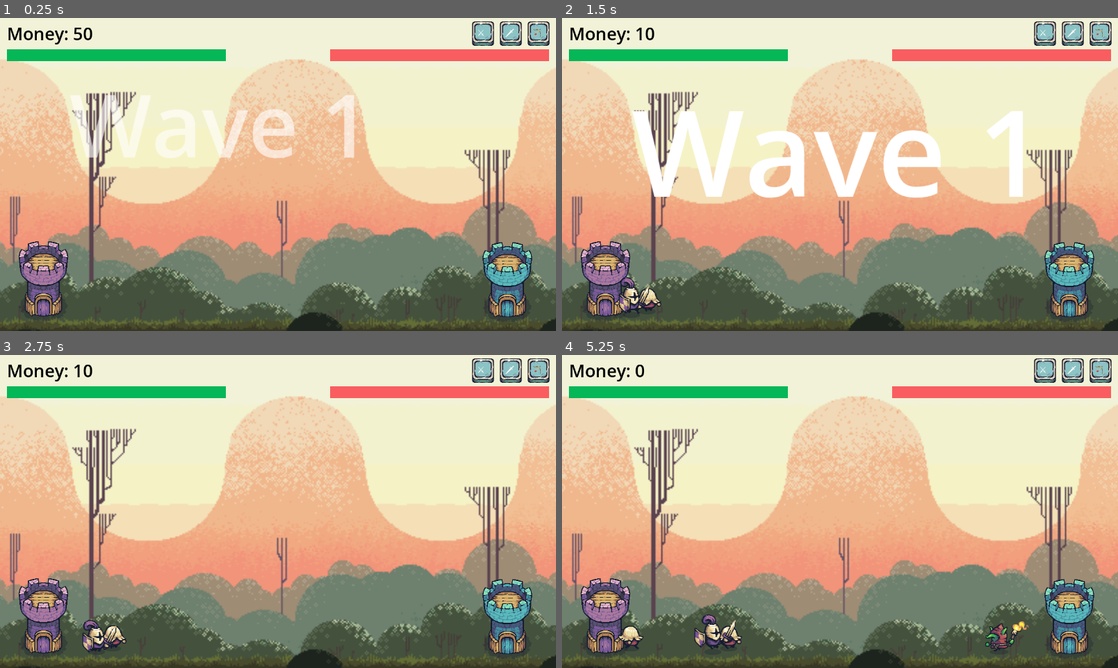
Above: before the commit, frames 1-4 (two rows, left to right).
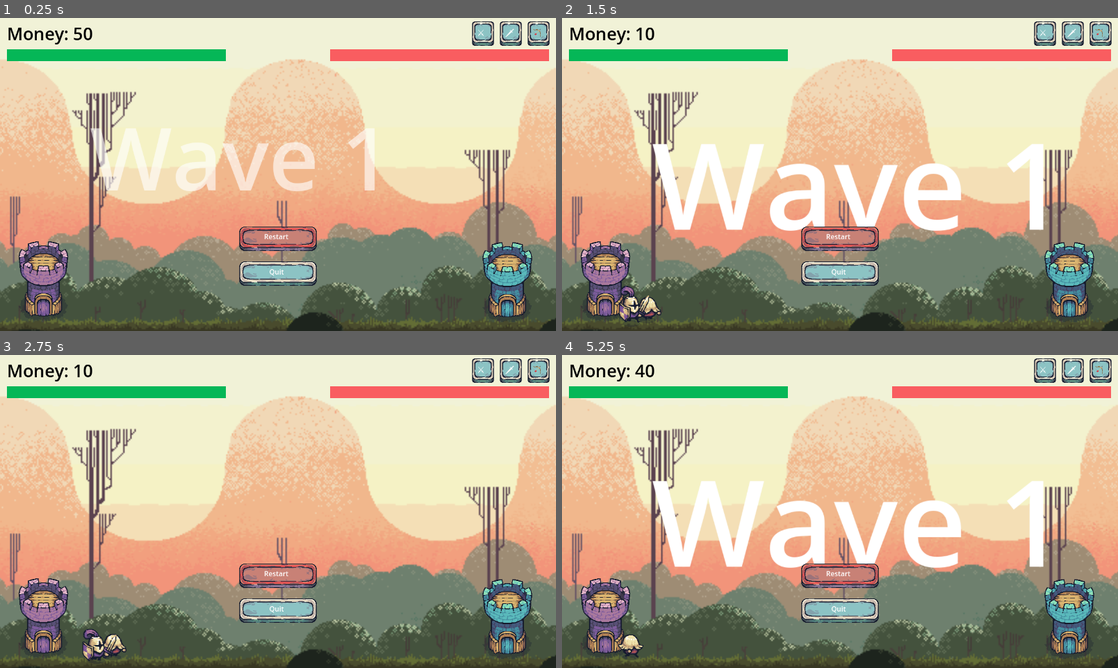
Above: after the commit, the same moments.

Repository: shafiq1rwan/tower_defense
Game: Godot game, scene res://game.tscn
Two runs of this game, one before a commit and one after it. Both use one fixed random seed, a clock stepped at 60 frames per second and the inputs below.
Inputs (mouse positions are in pixels of both pictures, inside the frame that each line leads up to):
- Up to frame 1 (0.25 s): no input
- Up to frame 2 (1.5 s): click "⚔" at 0.5 s; click "🗡" at 1.25 s
- Up to frame 3 (2.75 s): click "🏹" at 2 s
- Up to frame 4 (5.25 s): click (840, 577) at 2.75 s, where only the run after the commit has a clickable "Restart"; click (840, 577) at 3.5 s, where only the run after the commit has a clickable "Restart"; click (840, 577) at 4.25 s, where only the run after the commit has a clickable "Restart"; click "⚔" at 5 s

The runs differ from the first frame. In frame 1, 7.8% of the frame differs, in the area x 12-68%, y 24-86%; in frame 2, 14%, in the area x 10-87%, y 29-98%; in frame 3, 2.8%; in frame 4, 10%.

Commit message:
Add game over label and restart button

Diff:
--- a/game.gd
+++ b/game.gd
@@ -11,13 +11,17 @@
 @onready var wave_banner = $CanvasLayer/WaveBanner
 @onready var player_tower_hp_bar = $CanvasLayer/PlayerTowerHP
 @onready var enemy_tower_hp_bar = $CanvasLayer/EnemyTowerHP
+@onready var game_over_label = $CanvasLayer/GameOverLabel
+@onready var game_over_dim = $CanvasLayer/GameOverDim
+@onready var restart_button = $CanvasLayer/RestartButton
+@onready var quit_button = $CanvasLayer/QuitButton
+@onready var tween = create_tween()
 
 # Wave system variables
 var wave := 1
 var enemies_per_wave := 4
 var enemies_left := 0
 var wave_in_progress := false
-
 
 # Preload scene files
 var archer_scene = preload("res://scenes/archer.tscn")
@@ -35,6 +39,9 @@
 var player_tower_hp = 50
 var enemy_tower_hp = 50
 var money = 50
+# Define lane Y positions relative to the towers
+var lanes = [40, 60, 80]  # You can adjust these for spacing
+var game_over = false
 
 func _ready():
 	player_tower_hp_bar.max_value = 50
@@ -51,8 +58,16 @@
 	update_ui()
 
 func _process(delta):
+	if game_over:
+		return
+
 	update_units(delta)
 	update_ui()
+
+	if player_tower_hp <= 0:
+		show_game_result("Defeat!")
+	elif enemy_tower_hp <= 0:
+		show_game_result("Victory!")
 
 # Update UI (money display)
 func update_ui():
@@ -66,7 +81,8 @@
 		return
 	money -= 10
 	var unit = unit_scene.instantiate()
-	unit.position = player_tower.position + Vector2(50, 60)
+	var lane_y = lanes.pick_random()
+	unit.position = player_tower.position + Vector2(50, lane_y)
 	unit.set_meta("hp", 10)
 	unit.set_meta("damage", 2)
 	unit.add_to_group("player")
@@ -87,7 +103,8 @@
 		return
 	money -= 30
 	var unit = warrior_scene.instantiate()
-	unit.position = player_tower.position + Vector2(50, 60)
+	var lane_y = lanes.pick_random()
+	unit.position = player_tower.position + Vector2(50, lane_y)
 	unit.set_meta("hp", 20)
 	unit.set_meta("damage", 3)
 	unit.add_to_group("player")
@@ -108,7 +125,8 @@
 		return
 	money -= 40
 	var unit = archer_scene.instantiate()
-	unit.position = player_tower.position + Vector2(50, 60)
+	var lane_y = lanes.pick_random()
+	unit.position = player_tower.position + Vector2(50, lane_y)
 	unit.set_meta("hp", 15)
 	unit.set_meta("damage", 3)
 	unit.add_to_group("player")
@@ -127,12 +145,13 @@
 func _on_enemy_spawn_timer_timeout():
 	if enemies_left <= 0:
 		spawn_timer.stop()
-		await get_tree().create_timer(3.0).timeout
+		await get_tree().create_timer(5.0).timeout
 		next_wave()
 		return
 
 	var enemy = enemy_scene.instantiate()
-	enemy.position = enemy_tower.position + Vector2(-50, 60)
+	var lane_y = lanes.pick_random()
+	enemy.position = enemy_tower.position + Vector2(-50, lane_y)
 	enemy.set_meta("hp", 20 + wave * 2)
 	enemy.set_meta("damage", 1)  # Set damage for enemies
 	enemy.add_to_group("enemy")
@@ -270,3 +289,33 @@
 	var random_offset = Vector2(randf() * intensity, randf() * intensity)
 	tween.tween_property(camera, "offset", random_offset, duration / 2)
 	tween.tween_property(camera, "offset", Vector2.ZERO, duration / 2)
+
+func show_game_result(result_text: String):
+	game_over = true
+	spawn_timer.stop()
+
+	# Set up initial states
+	game_over_label.text = result_text
+	game_over_label.visible = true
+	game_over_label.modulate.a = 0.0
+	game_over_dim.visible = true
+	game_over_dim.color.a = 0.0
+	restart_button.visible = false
+	quit_button.visible = false
+
+	# Start tween animation
+	tween = create_tween()
+	tween.tween_property(game_over_label, "modulate:a", 1.0, 1.0).set_trans(Tween.TRANS_SINE).set_ease(Tween.EASE_OUT)
+	tween.tween_property(game_over_dim, "color:a", 0.5, 1.0).set_trans(Tween.TRANS_LINEAR)
+	tween.tween_interval(0.5)  # Wait before showing buttons
+	tween.tween_callback(Callable(self, "_on_game_over_animation_finished"))
+
+func _on_game_over_animation_finished():
+	restart_button.visible = true
+	quit_button.visible = true
+
+func _on_restart_button_pressed() -> void:
+	get_tree().reload_current_scene()
+
+func _on_quit_button_pressed() -> void:
+	get_tree().quit()
--- a/game.tscn
+++ b/game.tscn
@@ -1,11 +1,15 @@
-[gd_scene load_steps=12 format=3 uid="uid://re31twqfkn07"]
+[gd_scene load_steps=17 format=3 uid="uid://re31twqfkn07"]
 
 [ext_resource type="Texture2D" uid="uid://by4y10jpkrxxk" path="res://assets/Hills Free (update 3.0).png" id="1_80nbo"]
 [ext_resource type="Script" uid="uid://dcm1jx2wvfeik" path="res://game.gd" id="1_ryrav"]
+[ext_resource type="Texture2D" uid="uid://cdbo2ifgrk572" path="res://assets/Buttons/Button_Blue_3Slides.png" id="2_feb5d"]
 [ext_resource type="Texture2D" uid="uid://ce5iy0jhb2hsg" path="res://assets/Buttons/Button_Blue.png" id="3_eow3j"]
+[ext_resource type="Texture2D" uid="uid://dy5hvlif51q8n" path="res://assets/Buttons/Button_Blue_3Slides_Pressed.png" id="3_fc0e3"]
 [ext_resource type="PackedScene" uid="uid://jpaurvev83bi" path="res://scenes/player_tower.tscn" id="4_7jktm"]
+[ext_resource type="Texture2D" uid="uid://d2ebhu1a15c5c" path="res://assets/Buttons/Button_Red_3Slides.png" id="5_hve3p"]
 [ext_resource type="Texture2D" uid="uid://bbycox2wa5ynr" path="res://assets/Buttons/Button_Blue_Pressed.png" id="5_j5wjh"]
 [ext_resource type="PackedScene" uid="uid://busxqqjr0b75y" path="res://scenes/enemy_tower.tscn" id="5_ryrav"]
+[ext_resource type="Texture2D" uid="uid://bmfuodj26ldg8" path="res://assets/Buttons/Button_Red_3Slides_Pressed.png" id="6_mfdv2"]
 
 [sub_resource type="LabelSettings" id="LabelSettings_80nbo"]
 font_size = 40
@@ -22,6 +26,9 @@
 
 [sub_resource type="StyleBoxFlat" id="StyleBoxFlat_eow3j"]
 bg_color = Color(0.973661, 0.366438, 0.376275, 1)
+
+[sub_resource type="LabelSettings" id="LabelSettings_eow3j"]
+font_size = 200
 
 [node name="Game" type="Node2D"]
 script = ExtResource("1_ryrav")
@@ -93,10 +100,17 @@
 label_settings = SubResource("LabelSettings_7jktm")
 
 [node name="WaveBanner" type="Label" parent="CanvasLayer"]
-offset_left = 160.0
-offset_top = 80.0
-offset_right = 200.0
-offset_bottom = 489.0
+anchors_preset = 8
+anchor_left = 0.5
+anchor_top = 0.5
+anchor_right = 0.5
+anchor_bottom = 0.5
+offset_left = -20.0
+offset_top = -204.5
+offset_right = 20.0
+offset_bottom = 204.5
+grow_horizontal = 2
+grow_vertical = 2
 label_settings = SubResource("LabelSettings_ryrav")
 horizontal_alignment = 1
 vertical_alignment = 1
@@ -122,6 +136,70 @@
 fill_mode = 1
 show_percentage = false
 
+[node name="GameOverLabel" type="Label" parent="CanvasLayer"]
+visible = false
+anchors_preset = 8
+anchor_left = 0.5
+anchor_top = 0.5
+anchor_right = 0.5
+anchor_bottom = 0.5
+offset_left = -20.0
+offset_top = -11.5
+offset_right = 20.0
+offset_bottom = 11.5
+grow_horizontal = 2
+grow_vertical = 2
+size_flags_horizontal = 6
+size_flags_vertical = 6
+label_settings = SubResource("LabelSettings_eow3j")
+horizontal_alignment = 1
+vertical_alignment = 1
+
+[node name="GameOverDim" type="ColorRect" parent="CanvasLayer"]
+visible = false
+offset_right = 1280.0
+offset_bottom = 720.0
+color = Color(0, 0, 0, 0)
+
+[node name="RestartButton" type="TextureButton" parent="CanvasLayer"]
+offset_left = 544.0
+offset_top = 480.0
+offset_right = 736.0
+offset_bottom = 544.0
+texture_normal = ExtResource("5_hve3p")
+texture_pressed = ExtResource("6_mfdv2")
+
+[node name="Label" type="Label" parent="CanvasLayer/RestartButton"]
+layout_mode = 0
+offset_left = 64.0
+offset_top = 11.0
+offset_right = 121.0
+offset_bottom = 34.0
+text = "Restart"
+
+[node name="QuitButton" type="TextureButton" parent="CanvasLayer"]
+offset_left = 544.0
+offset_top = 560.0
+offset_right = 736.0
+offset_bottom = 624.0
+texture_normal = ExtResource("2_feb5d")
+texture_pressed = ExtResource("3_fc0e3")
+
+[node name="Label" type="Label" parent="CanvasLayer/QuitButton"]
+layout_mode = 1
+anchors_preset = 8
+anchor_left = 0.5
+anchor_top = 0.5
+anchor_right = 0.5
+anchor_bottom = 0.5
+offset_left = -20.0
+offset_top = -20.5
+offset_right = 20.0
+offset_bottom = 2.5
+grow_horizontal = 2
+grow_vertical = 2
+text = "Quit"
+
 [node name="PlayerTower" parent="." instance=ExtResource("4_7jktm")]
 position = Vector2(100, 590)
 
@@ -134,4 +212,6 @@
 [node name="Camera2D" type="Camera2D" parent="."]
 position = Vector2(640, 360)
 
+[connection signal="pressed" from="CanvasLayer/RestartButton" to="." method="_on_restart_button_pressed"]
+[connection signal="pressed" from="CanvasLayer/QuitButton" to="." method="_on_quit_button_pressed"]
 [connection signal="timeout" from="EnemySpawnTimer" to="." method="_on_enemy_spawn_timer_timeout"]
